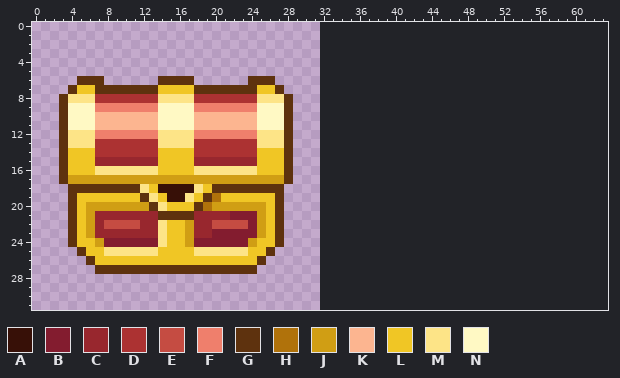
One commit to this pixel-art sprite: _Data/Gameplay/TreasureBox.png. The picture above is the old version.
The file is 32x32 pixels. Colours within 5 levels of each other are drawn and written as one. The old version is drawn lined up with the new one, on the new canvas.
Palette (. is transparent): A #371007  B #831c2f  C #98272e  D #ac3232  E #c54c42  F #ef7f6c  G #5e320e  H #b0720b  J #d09e14  K #fcb590  L #f0c625  M #fde487  N #fff9c4
Pixels before, first column x 3:
 6 ..GGG......GGGG......GGG..
 7 .GLLGGGGGGGLLLLGGGGGGGLLG.
 8 GMMMDDDDDDDMMMMDDDDDDDMMMG
 9 GNNNFFFFFFFNNNNFFFFFFFNNNG
10 GNNNKKKKKKKNNNNKKKKKKKNNNG
11 GNNNKKKKKKKNNNNKKKKKKKNNNG
12 GMMMFFFFFFFMMMMFFFFFFFMMMG
13 GMMMDDDDDDDMMMMDDDDDDDMMMG
14 GLLLDDDDDDDLLLLDDDDDDDLLLG
15 GLLLCCCCCCCLLLLCCCCCCCLLLG
16 GLLLMMMMMMMLLLLMMMMMMMLLLG
17 GJJJJJJJJJJJJJJJJJJJJJJJJG
18 .GGGGGGGGMLAAAAMLGGGGGGGG.
19 .GLLLLLLLGMLAAMLGHLLLLLLG.
20 .GLJJJJJJJGMLLLGHJJJJJJLG.
21 .GLJCCCCCCCGGGGCCCCBBBJLG.
22 .GLJCEEEECCMLLJCCEEEEBJLG.
23 .GLJCCCCCCCMLLJCCBBBBBJLG.
24 .GLLJBBBBBBMLLJBBBBBBJLLG.
25 ..GLLMMMMMMLLLLMMMMMMLLG..
26 ...GLLLLLLLLLLLLLLLLLLG...
27 ....GGGGGGGGGGGGGGGGGG....
The result:
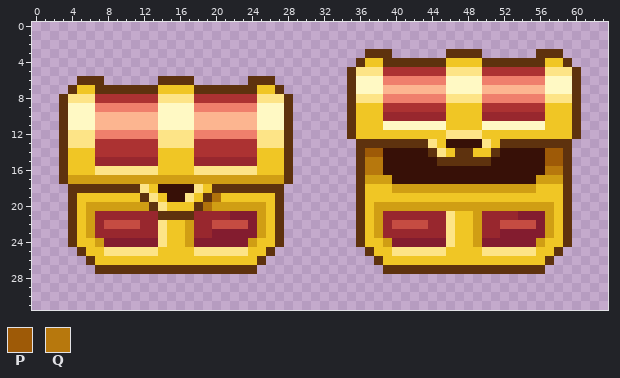
Colours new in this view: P #9e5a07  Q #b7780d
Difference:
canvas 32x32 -> 64x32
Colour A now appears in row 13 at x 46 to 49; in row 14 at x 39 to 43 and 52 to 56; in row 15 at x 39 to 44 and 51 to 56; in row 16 at x 39 to 56; in row 17 at x 40 to 55.
Colour B now appears in row 21 at x 54 to 56; in row 22 at x 56; in row 23 at x 52 to 56; in row 24 at x 40 to 45 and 50 to 55.
Colour C now appears in row 10 at x 39 to 45 and 50 to 56; in row 21 at x 39 to 45 and 50 to 53; in row 22 at x 39, 44 to 45 and 50 to 51; in row 23 at x 39 to 45 and 50 to 51.
Colour D now appears in row 5 at x 39 to 45 and 50 to 56; in row 9 at x 39 to 45 and 50 to 56.
Colour E now appears in row 22 at x 40 to 43 and 52 to 55.
Colour F now appears in row 6 at x 39 to 45 and 50 to 56; in row 8 at x 39 to 45 and 50 to 56.
Colour G now appears in row 3 at x 37 to 39, 46 to 49 and 56 to 58; in row 4 at x 36, 39 to 45, 50 to 56 and 59; in rows 5 to 12 at x 35 and 60; in row 13 at x 36 to 43 and 52 to 59; in row 14 at x 36, 44, 47 to 48, 51 and 59; in row 15 at x 36, 45 to 50 and 59.
Colour G now appears in rows 16 to 24 at x 36 and 59; in row 25 at x 37 and 58; in row 26 at x 38 and 57; in row 27 at x 39 to 56.
Colour J now appears in row 17 at x 37 to 39 and 56 to 58; in row 18 at x 40 to 55; in row 20 at x 38 to 57; in rows 21 to 23 at x 38, 49 and 57; in row 24 at x 39, 49 and 56.
Colour K now appears in row 7 at x 39 to 45 and 50 to 56.
Colour L now appears in row 4 at x 37 to 38, 46 to 49 and 57 to 58; in rows 9 to 11 at x 36 to 38, 46 to 49 and 57 to 59; in row 12 at x 36 to 45 and 50 to 59; in row 13 at x 45 and 51; in row 14 at x 46 and 49 to 50; in row 18 at x 37 to 39 and 56 to 58.
Colour L now appears in row 19 at x 37 to 58; in row 20 at x 37 and 58; in rows 21 to 23 at x 37, 47 to 48 and 58; in row 24 at x 37 to 38, 47 to 48 and 57 to 58; in row 25 at x 38 to 39, 46 to 49 and 56 to 57; in row 26 at x 39 to 56.
Colour M now appears in row 5 at x 36 to 38, 46 to 49 and 57 to 59; in row 8 at x 36 to 38, 46 to 49 and 57 to 59; in row 12 at x 46 to 49; in row 13 at x 44 and 50; in row 14 at x 45; in rows 21 to 24 at x 46.
Colour M now appears in row 25 at x 40 to 45 and 50 to 55.
Colour N now appears in rows 6 to 7 at x 36 to 38, 46 to 49 and 57 to 59; in row 11 at x 39 to 45 and 50 to 56.
Colour P now appears in row 14 at x 37 to 38 and 57 to 58; in row 15 at x 57 to 58.
Colour Q now appears in row 15 at x 37 to 38; in row 16 at x 37 to 38 and 57 to 58.
